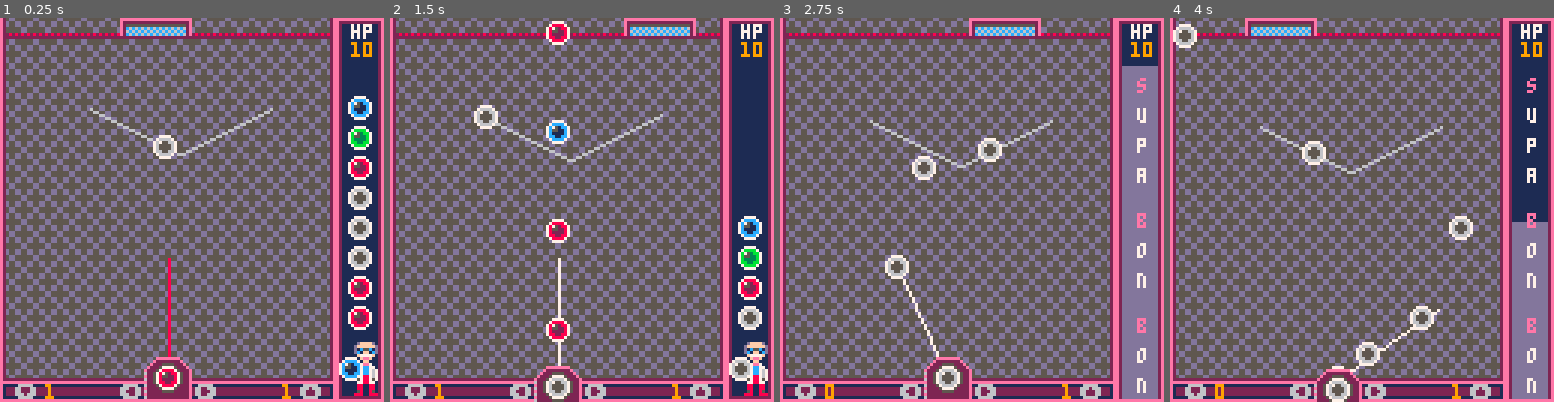
Above: before the commit, frames 1-4 (left to right).
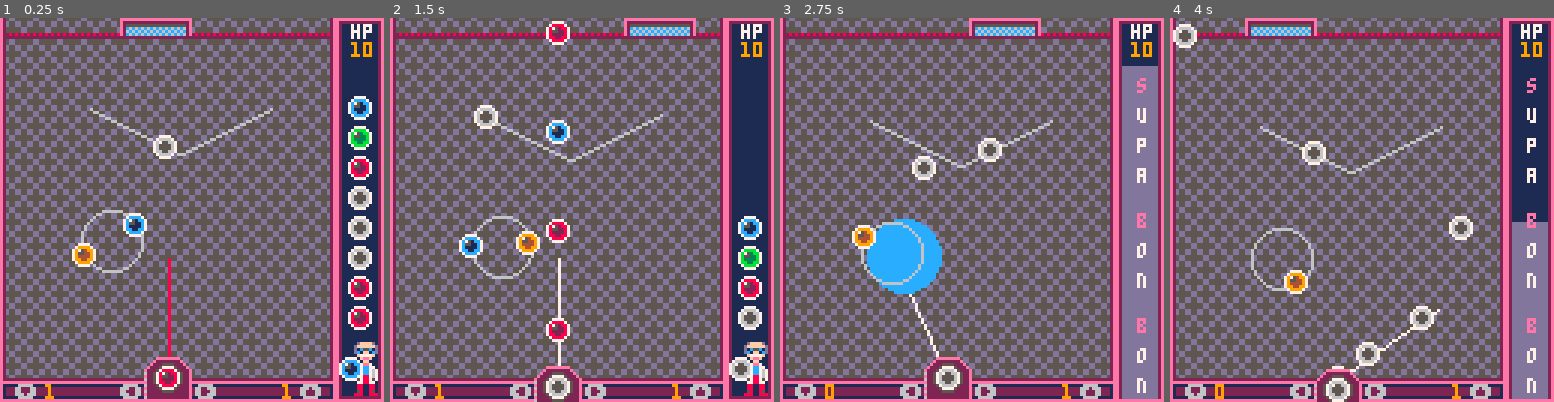
Above: after the commit, the same moments.

Repository: adamwoolridge/pico8
Game: PICO-8 cartridge bonbonshoot.p8
The game is run twice, just before and just after one commit, with the same random seed, the same clock (stepped at 60 frames per second) and the same inputs.
Inputs:
- Up to frame 1 (0.25 s): no input
- Up to frame 2 (1.5 s): tap O (Z key) at 0.33, 0.7, 1.43 s; tap X (X key) at 1.07 s
- Up to frame 3 (2.75 s): hold Left 1.97-2.37 s; tap X (X key) at 2.07, 2.4, 2.73 s; tap O (Z key) at 2.22 s; hold Down from 2.42 s (still down)
- Up to frame 4 (4 s): release Down at 2.82 s; hold Right 2.87-3.53 s; tap X (X key) at 3.07, 3.4, 3.73 s; tap O (Z key) at 3.1, 3.98 s

The runs differ from the first frame. In frame 1, 0.9% of the frame differs, in the area x 18-39%, y 50-67%; in frame 2, 0.9%; in frame 3, 3.3%, in the area x 18-43%, y 52-72%; in frame 4, 0.6%.

Commit message:
no message

Diff:
--- a/bonbonshoot.p8
+++ b/bonbonshoot.p8
@@ -213,7 +213,7 @@
 
 	w1 = makewave()
 	makeenemy(w1, "l", {30,30, 60, 45, 90,30},0, 0, 0, 0.05, 10).speed = 0.01
-	-- makeenemy(w1, "c", {10},33, 35, 0, 0.05, 10)
+	makeenemy(w1, "c", {10},33, 70, 0, 0.05, 10)
 	-- makeenemy(w1, "c", {20},52, 45, 0, 0.05, 20).rotdir = -1
 	-- makeenemy(w1, "c", {10},71, 35, 0, 0.05, 10).rotdir = -1
 
